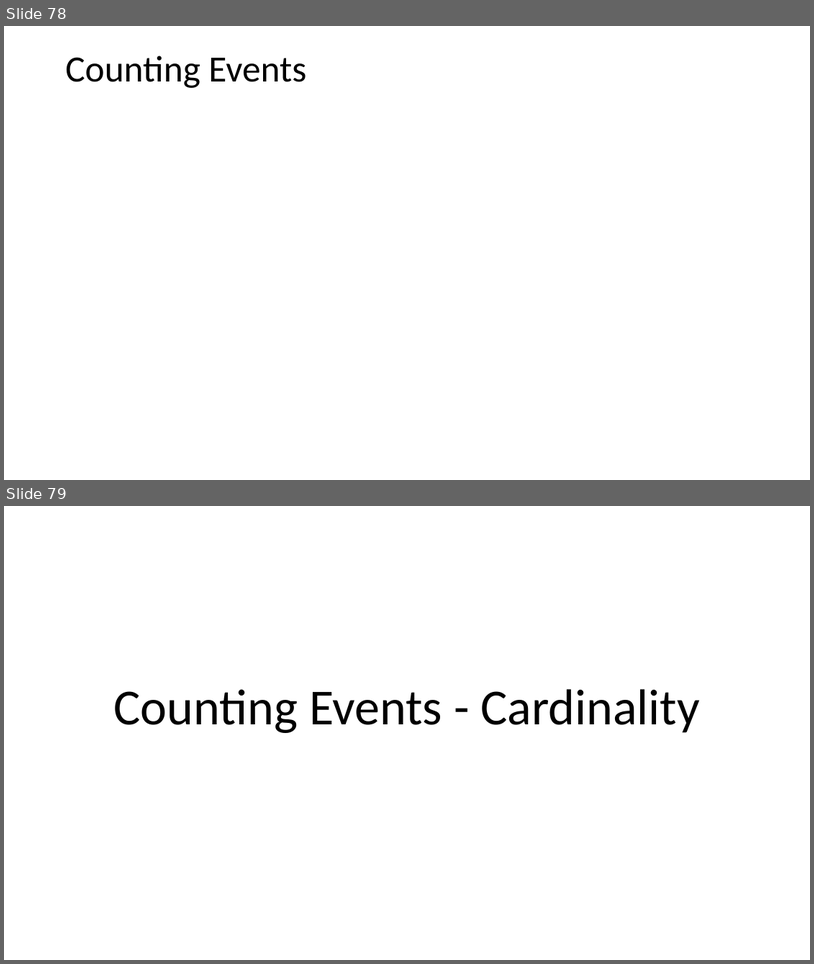
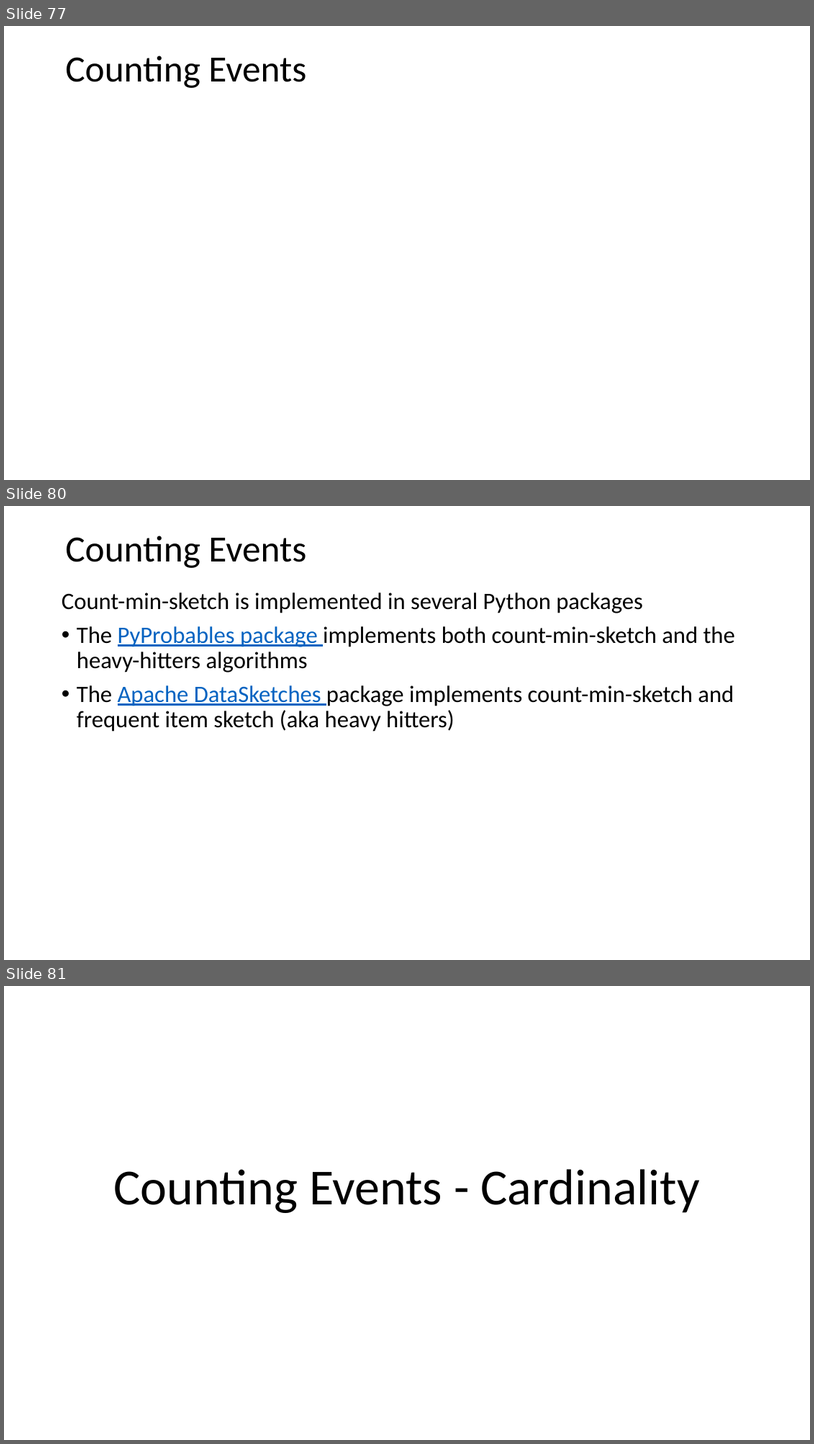
Before and after one commit to harelgabainew/school1, a slide deck: slides/2_StreamingAnalytics.pptx. Shown one above the other, each under a label of ours: slides 78 and 79 before the commit, slides 77, 80 and 81 after it; the slides between them are not shown. The pictures are 814x964 and 814x1444 pixels, drawn with LibreOffice and Linux fonts; fonts in the diff are those of the drawing; grey boxes stand for pictures. Boxes give left, top, right and bottom in pixels: in the first picture for what was removed or moved away, otherwise in the second. Text is boxed around its words. In the diff, an @@ line names an element or a change of style, - is before the commit and + after.

```diff
--- a/slides/2_StreamingAnalytics.pptx
+++ b/slides/2_StreamingAnalytics.pptx
@@ slide 80 added at (4,506,810,960), background #FFFFFF @@
@@ text added at (65,536,306,568), 44 pt, text #000000 @@
+Counting Events
@@ text added at (62,592,736,731), 28 pt, text #000000 @@
+Count-min-sketch is implemented in several Python packages
+• The PyProbables package implements both count-min-sketch and the heavy-hitters algorithms
+• The Apache DataSketches package implements count-min-sketch and frequent item sketch (aka heavy hitters)
@@ what was slide 78 is now slide 77 @@
@@ what was slide 79 is now slide 81 @@
```
Also in this commit, not shown: 28 slides changed, 12 other slides added, 1 slide removed.
